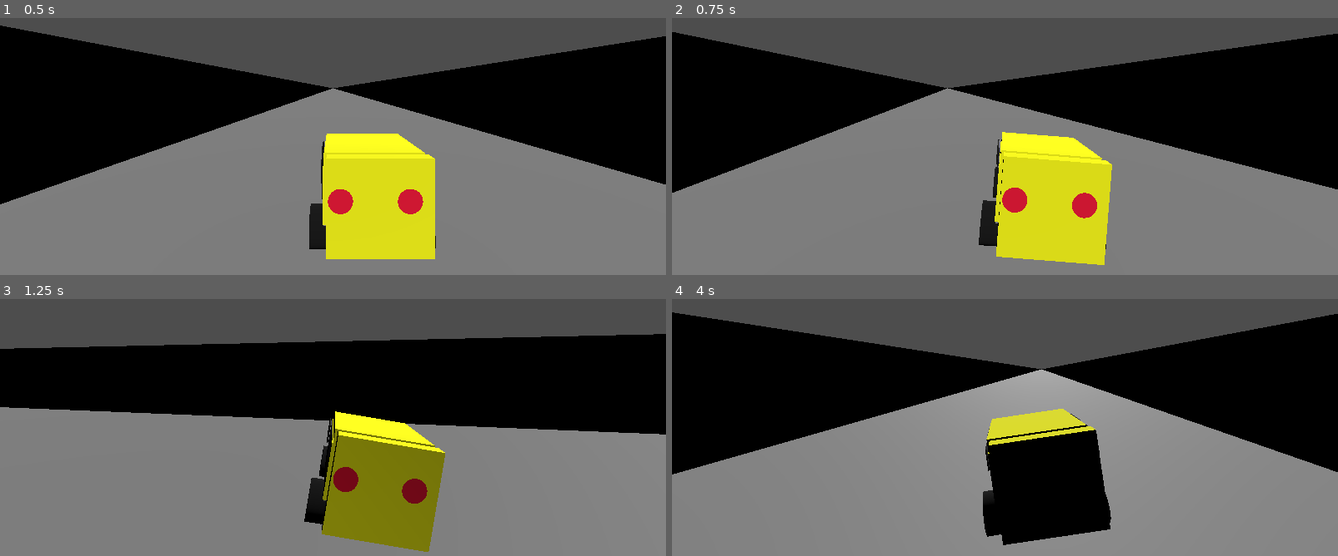
Above: before the commit, frames 1-4 (two rows, left to right).
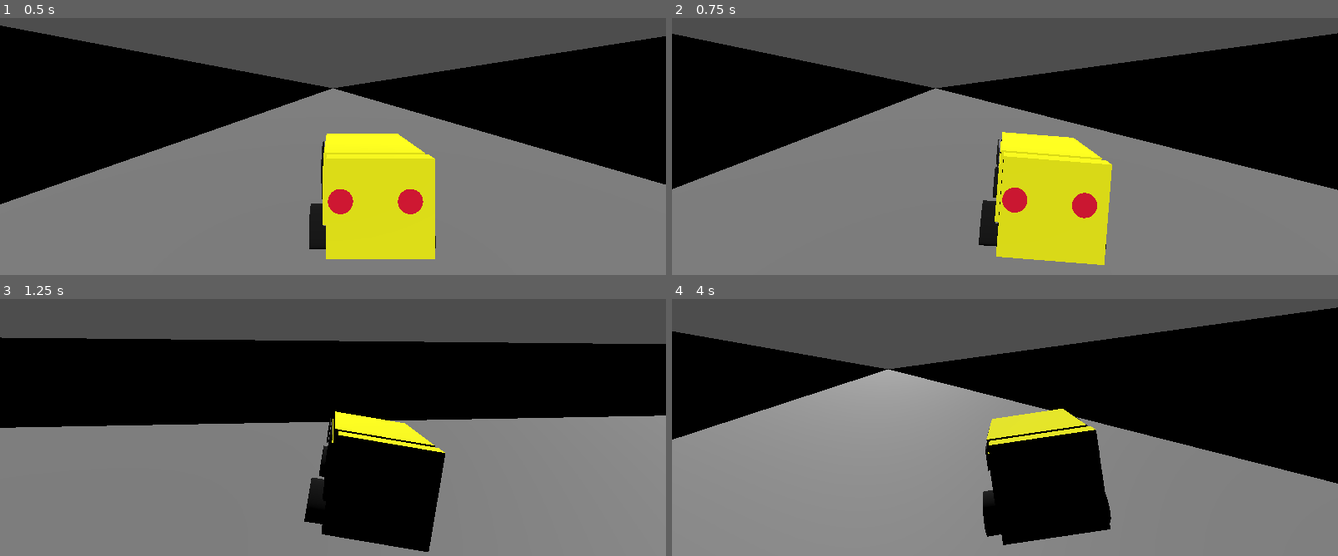
Above: after the commit, the same moments.

Repository: km2000-a11y/Urban-Drive
Game: Godot game, scene res://main.tscn
Same seed, same stepped clock (60 frames per second), same inputs: the game is played once before the commit and once after it.
Inputs:
- Up to frame 1 (0.5 s): no input
- Up to frame 2 (0.75 s): tap Enter (ui_accept) at 0.5 s; hold D (turn_right) from 0.53 s (still down)
- Up to frame 3 (1.25 s): keep holding D (turn_right); tap Enter (ui_accept) at 0.77 s
- Up to frame 4 (4 s): release D (turn_right) at 1.28 s; hold S (brake) 1.28-2.03 s; tap Enter (ui_accept) at 1.52, 3.02, 3.77 s; hold D (turn_right) 2.03-2.78 s; hold W (accelerate) 2.78-3.53 s; hold A (turn_left) from 3.53 s (still down)

Frame 1 is identical in both runs. In frame 2, 1.6% of the frame differs, in the area x 0-100%, y 5-68%; in frame 3, 13%; in frame 4, 17%, in the area x 0-100%, y 3-72%.

Commit message:
uibpguibui

Diff:
--- a/Scenes/base_car.gd
+++ b/Scenes/base_car.gd
@@ -52,7 +52,7 @@
 #  READY
 # ============================================================
 func _ready():
-	# Parent ready runs first, but child will override stats and call apply_stats()
+	print("CarController READY loaded")
 	apply_stats()
 
 
@@ -77,8 +77,9 @@
 
 	# Rotate velocity with car
 	var delta_rot := rotation.y - old_rotation_y
-	if delta_rot != 0.0:
+	if abs(delta_rot) > 0.0001 and velocity.length() > 0.1:
 		velocity = velocity.rotated(Vector3.UP, delta_rot)
+
 
 	# Visual lean
 	var tilt := -steering * 10.0
@@ -126,7 +127,10 @@
 	# ------------------------------------------------------------
 	# DRAG
 	# ------------------------------------------------------------
-	velocity = velocity.move_toward(Vector3.ZERO, DRAG * delta)
+	var forward_speed = forward.dot(velocity)
+	var new_forward_speed = move_toward(forward_speed, 0.0, DRAG * delta)
+	velocity += forward * (new_forward_speed - forward_speed)
+
 
 	# ------------------------------------------------------------
 	# LATERAL FRICTION
@@ -140,14 +144,18 @@
 	# ------------------------------------------------------------
 	match transmission:
 		"Front-wheel drive":
-			if accel > 0.7:
+			if accel > 0.7 and abs(steering) > 0.01:
 				rotation.y += steering * 0.1 * delta
 
 		"Rear-wheel drive":
 			velocity -= right * lateral * 0.15 * delta
 
 		"Four-wheel drive":
-			velocity = velocity.move_toward(Vector3.ZERO, -0.25 * delta)
+			# Reduce lateral slip (more stability)
+			velocity -= right * lateral * 0.1 * delta
+
+			# Slight traction boost
+			velocity += forward * 0.2 * delta
 
 	# ------------------------------------------------------------
 	# SPEED LIMIT
@@ -187,7 +195,6 @@
 
 # ============================================================
 #  DEBUG FUNCTION
-# ============================================================
 func _debug_stats(delta, speed):
 	if not debug_enabled:
 		return
@@ -196,6 +203,8 @@
 	if debug_timer < 1.0:
 		return
 	debug_timer = 0.0
+
+	var speed_kmh = speed * 3.6
 
 	print("\n===== CAR DEBUG =====")
 	print("HP:", horsepower, "  Torque:", torque)
@@ -206,5 +215,5 @@
 	print("Brake Strength:", brake_strength)
 	print("Lateral Friction:", lateral_friction)
 	print("Transmission:", transmission)
-	print("Speed:", speed)
+	print("Speed:", speed_kmh, "km/h")
 	print("=====================\n")
--- a/Scenes/mini_cooper_s.tscn
+++ b/Scenes/mini_cooper_s.tscn
@@ -1,6 +1,6 @@
 [gd_scene load_steps=27 format=3 uid="uid://dq5h6hmf1n7rf"]
 
-[ext_resource type="Script" uid="uid://bby5bhb8r2r1u" path="res://Scenes/base_car.gd" id="1_08euy"]
+[ext_resource type="Script" uid="uid://dympqogqfcqkr" path="res://mini_cooper_s_2011.gd" id="1_08euy"]
 
 [sub_resource type="StandardMaterial3D" id="StandardMaterial3D_nfu50"]
 albedo_color = Color(1, 1, 0, 1)
--- a/mini_cooper_s_2011.gd
+++ b/mini_cooper_s_2011.gd
@@ -22,3 +22,4 @@
 
 	# IMPORTANT: Recalculate torque + accel AFTER overrides
 	apply_stats()
+	print("Child READY loaded:", car_name)
